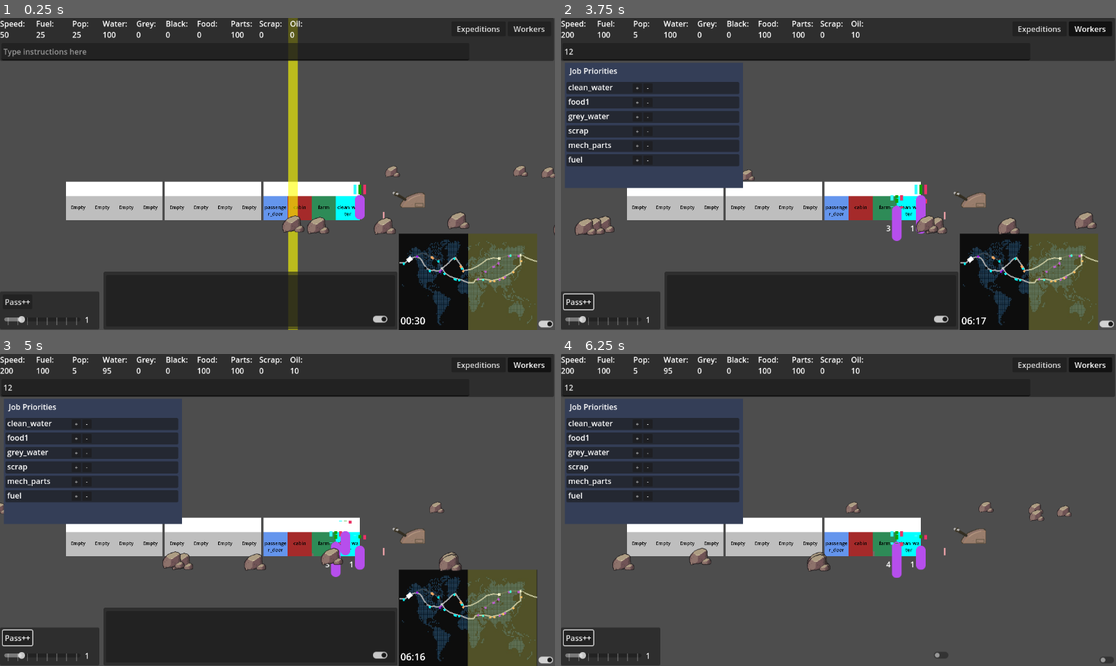
Above: before the commit, frames 1-4 (two rows, left to right).
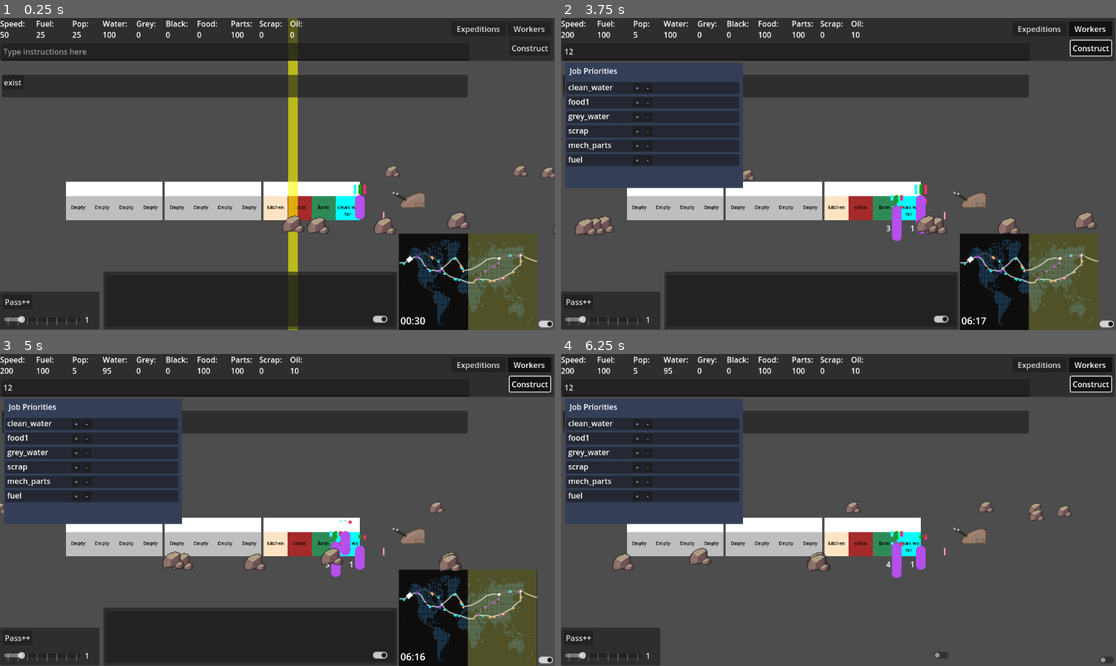
Above: after the commit, the same moments.

Repository: Sphinx111/ed_and_morgs_train_builder
Game: Godot game, scene res://Scenes/traincar.tscn
Same seed, same stepped clock (60 frames per second), same inputs: the game is played once before the commit and once after it.
Inputs (mouse positions are in pixels of both pictures, inside the frame that each line leads up to):
- Up to frame 1 (0.25 s): no input
- Up to frame 2 (3.75 s): click (794, 52) at 0.52 s; type "12" at 0.6 s; click "Workers" at 1.25 s; click "Pass++" at 2 s; click (572, 83) at 2.75 s, where only the run after the commit has a clickable "exist"; click (1088, 49) at 3.5 s, where only the run after the commit has a clickable "Construct"
- Up to frame 3 (5 s): click (49, 419) at 4.25 s, where only the run after the commit has a clickable "1"
- Up to frame 4 (6.25 s): click (1104, 659) at 5 s; click (938, 656) at 5.75 s

The runs differ from the first frame. In frame 1, 6.4% of the frame differs, in the area x 0-99%, y 8-65%; in frame 2, 4.5%; in frame 3, 4.5%; in frame 4, 4.5%.

Commit message:
added the ghost of buttons that will someday be our gui construction menu

Diff:
--- /dev/null
+++ b/Scenes/construction_panel.gd
@@ -0,0 +1,17 @@
+extends Panel
+
+class_name ConstructionPanel
+
+var buttons : Array [Button] = []
+
+func setup():
+	var newButton = Button.new()
+	newButton.text="amaazign"
+	add_child(newButton)
+	buttons.append(newButton)
+	newButton.text="%d" % buttons.size()
+	newButton.position.x = buttons.size() * 50 + 10
+	newButton.pressed.connect(pressButton.bind(newButton.text))
+
+func pressButton(textyargument):
+	print ("%s amazingnesses achieved" % textyargument)
--- a/Scenes/traincar.tscn
+++ b/Scenes/traincar.tscn
@@ -1,10 +1,11 @@
-[gd_scene load_steps=8 format=3 uid="uid://dvfa2mi1q8kyn"]
+[gd_scene load_steps=9 format=3 uid="uid://dvfa2mi1q8kyn"]
 
 [ext_resource type="Script" uid="uid://bq288wrgttmyx" path="res://GameManager.gd" id="1_o0k6p"]
 [ext_resource type="Script" uid="uid://bicwn3r1c7jbq" path="res://Train.gd" id="1_rq5f1"]
 [ext_resource type="PackedScene" uid="uid://b3ph64gipnlm5" path="res://Scenes/world_map.tscn" id="2_ksonv"]
 [ext_resource type="Script" uid="uid://7uaxcahr5q1c" path="res://passengerManager.gd" id="3_ksonv"]
 [ext_resource type="Script" uid="uid://csq0nprbdyf3s" path="res://basic_ui.gd" id="4_fqnf8"]
+[ext_resource type="Script" uid="uid://c841d2swd3ym7" path="res://Scenes/construction_panel.gd" id="4_o0k6p"]
 [ext_resource type="Script" uid="uid://bgfikw40kx7qw" path="res://BackgroundHandler.gd" id="6_mscei"]
 [ext_resource type="PackedScene" uid="uid://bnmpeykxiku0" path="res://Scenes/LeverControl.tscn" id="6_u0kvb"]
 
@@ -247,6 +248,29 @@
 offset_bottom = 38.0
 toggle_mode = true
 text = "Expeditions"
+
+[node name="constructionPanel" type="Panel" parent="BasicUI"]
+layout_mode = 0
+offset_left = 4.0
+offset_top = 118.0
+offset_right = 971.0
+offset_bottom = 165.0
+script = ExtResource("4_o0k6p")
+
+[node name="Button" type="Button" parent="BasicUI/constructionPanel"]
+layout_mode = 0
+offset_right = 8.0
+offset_bottom = 8.0
+text = "exist"
+
+[node name="construct" type="Button" parent="BasicUI"]
+layout_mode = 0
+offset_left = 1058.0
+offset_top = 47.0
+offset_right = 1142.0
+offset_bottom = 78.0
+toggle_mode = true
+text = "Construct"
 
 [node name="Train" type="Node2D" parent="."]
 position = Vector2(51, 340)
@@ -304,5 +328,6 @@
 [connection signal="toggled" from="BasicUI/DebugPanel/ThoughtsToggle" to="BasicUI" method="_on_thoughts_toggle_toggled"]
 [connection signal="pressed" from="BasicUI/DebugPanel/CarButton" to="BasicUI" method="_on_car_button_pressed"]
 [connection signal="toggled" from="BasicUI/ExpeditionsButton" to="BasicUI" method="_on_ExpeditionsController_open_toggled"]
+[connection signal="toggled" from="BasicUI/construct" to="BasicUI" method="_on_construct_toggled"]
 [connection signal="position_changed" from="Train/LeverControl" to="Train" method="_on_speed_lever_changed"]
 [connection signal="position_changed" from="Train/LeverControl" to="Background" method="set_temp_multiplier"]
--- a/basic_ui.gd
+++ b/basic_ui.gd
@@ -289,3 +289,11 @@
 			expeditionsController.refresh_options()
 	else:
 		expeditionsController.hide()
+
+
+func _on_construct_toggled(toggled_on: bool) -> void:
+	if toggled_on == true :
+		$constructionPanel.show()
+		$constructionPanel.setup()
+	else:
+		$constructionPanel.hide()
--- a/traincar.gd
+++ b/traincar.gd
@@ -12,7 +12,7 @@
 # List of modules in the car
 var modules = [null, null, null, null]
 var ModuleScene = preload("res://Scenes/module.tscn")
-var defaultModuleArray = ["clean_water", "farm", "cabin", "passenger_door"]
+var defaultModuleArray = ["clean_water", "farm", "cabin", "kitchen"] #passenger_door"]
 
 func _ready():
 	if Globals.train_direction < 0:
Not shown, added: Scenes/construction_panel.gd.uid
